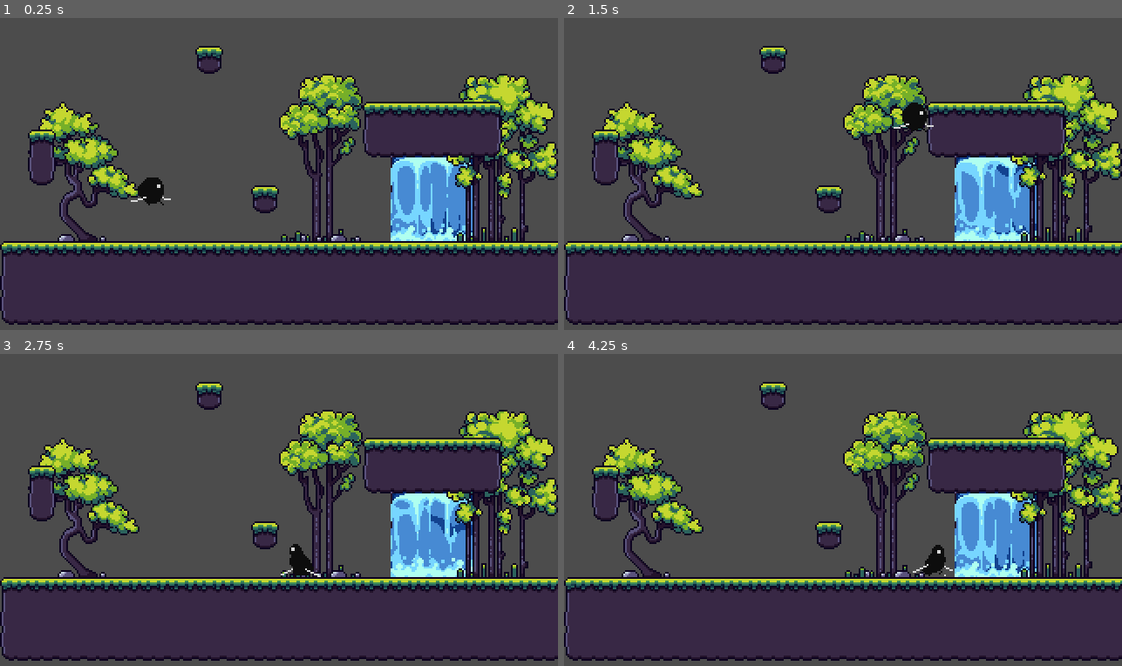
Above: before the commit, frames 1-4 (two rows, left to right).
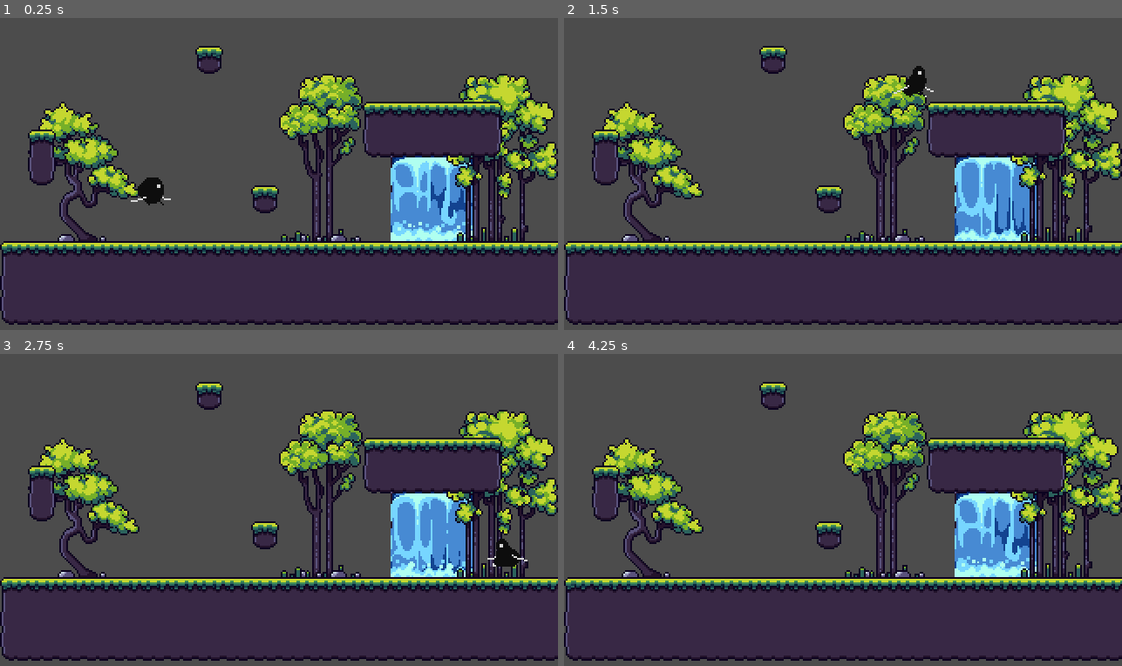
Above: after the commit, the same moments.

Repository: Herzmut-Games/level-renner
Game: Godot game, scene res://Main.tscn
Two runs of this game, one before a commit and one after it. Both use one fixed random seed, a clock stepped at 60 frames per second and the inputs below.
Inputs:
- Up to frame 1 (0.25 s): no input
- Up to frame 2 (1.5 s): hold Right (ui_right) from 0.53 s (still down); tap Space (jump) at 0.6, 0.77, 1.07, 1.35 s
- Up to frame 3 (2.75 s): tap Space (jump) at 1.52, 1.82, 2.1 s; release Right (ui_right) at 2.03 s; hold Left (ui_left) from 2.03 s (still down)
- Up to frame 4 (4.25 s): release Left (ui_left) at 2.78 s; hold Right (ui_right) from 2.78 s (still down); tap Space (jump) at 2.85, 3.02, 3.32, 3.6, 3.77, 4.07 s

The runs differ from the first frame. In frame 1, 1.4% of the frame differs, in the area x 70-85%, y 44-72%; in frame 2, 1.8%; in frame 3, 1.8%, in the area x 50-95%, y 44-72%; in frame 4, 1.7%.

Commit message:
add wall jumps

Diff:
--- a/godot/Main.tscn
+++ b/godot/Main.tscn
@@ -223,6 +223,7 @@
 
 [node name="Waterfall" parent="." instance=ExtResource( 5 )]
 position = Vector2( 248, 96 )
+frame = 3
 playing = true
 
 [node name="TileMapBackground" type="TileMap" parent="."]
@@ -241,3 +242,4 @@
 
 [node name="Player" parent="." instance=ExtResource( 6 )]
 position = Vector2( 87, 90 )
+wall_jump_enabled = true
--- a/godot/Player.gd
+++ b/godot/Player.gd
@@ -5,9 +5,11 @@
 export var jump_speed = 200
 export var stop_force = 1300
 export var walk_max_speed = 200
+export var wall_jump_enabled = false
 
 var velocity = Vector2()
 var looking_right = true
+var wall_jump_used = false
 
 onready var gravity = ProjectSettings.get_setting("physics/2d/default_gravity")
 
@@ -23,11 +25,6 @@
 	var next_animation = "idle"
 	var direction = get_movement_direction()
 
-	# look in a different direction / check the direction if any direction is put in
-	if direction:
-		look_dir(direction == 1)
-		next_animation = "run"
-
 	if !is_on_floor() and $AnimatedSprite.animation != "jump":
 		next_animation = "fall"
 
@@ -38,15 +35,30 @@
 		velocity.x += walk * delta
 	velocity.x = clamp(velocity.x, -walk_max_speed, walk_max_speed)
 
+	# look in a different direction
+	if velocity.x:
+		look_dir(velocity.x > 0)
+		next_animation = "run"
+
 	velocity.y += gravity * delta
 
 	velocity = move_and_slide_with_snap(velocity, Vector2.DOWN, Vector2.UP)
 
+	# regular jump
 	if is_on_floor() and Input.is_action_just_pressed("jump"):
 		velocity.y = -jump_speed
+		wall_jump_used = false
 		$AnimatedSprite.play("jump")
 		yield($AnimatedSprite, "animation_finished")
 		$AnimatedSprite.play("fall")
 
+	# wall jump
+	if (Input.is_action_just_pressed("jump") and wall_jump_enabled and
+		not is_on_floor() and is_on_wall() and not wall_jump_used):
+		velocity.y = - jump_speed / 1.25
+		velocity.x += (1 if looking_right else -1) * walk_max_speed
+		wall_jump_used = true
+
+	# adapt next_animation if the current animation is not "jump" or already the next_animation
 	if not $AnimatedSprite.animation in ["jump", next_animation]:
 		$AnimatedSprite.play(next_animation)
--- a/godot/Player.tscn
+++ b/godot/Player.tscn
@@ -138,6 +138,7 @@
 [node name="AnimatedSprite" type="AnimatedSprite" parent="."]
 frames = SubResource( 26 )
 animation = "run"
+frame = 6
 playing = true
 
 [node name="CollisionShape2D" type="CollisionShape2D" parent="."]
--- a/godot/project.godot
+++ b/godot/project.godot
@@ -59,6 +59,7 @@
 "deadzone": 0.5,
 "events": [ Object(InputEventKey,"resource_local_to_scene":false,"resource_name":"","device":0,"alt":false,"shift":false,"control":false,"meta":false,"command":false,"pressed":false,"scancode":32,"physical_scancode":0,"unicode":0,"echo":false,"script":null)
 , Object(InputEventKey,"resource_local_to_scene":false,"resource_name":"","device":0,"alt":false,"shift":false,"control":false,"meta":false,"command":false,"pressed":false,"scancode":0,"physical_scancode":87,"unicode":0,"echo":false,"script":null)
+, Object(InputEventKey,"resource_local_to_scene":false,"resource_name":"","device":0,"alt":false,"shift":false,"control":false,"meta":false,"command":false,"pressed":false,"scancode":0,"physical_scancode":16777232,"unicode":0,"echo":false,"script":null)
  ]
 }
 
